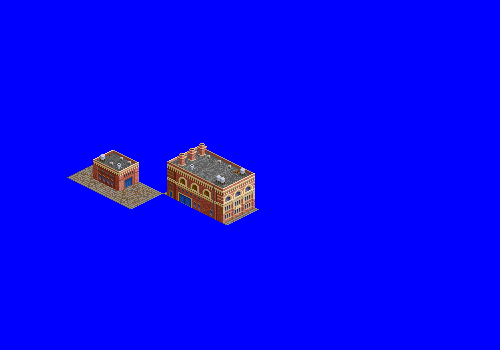
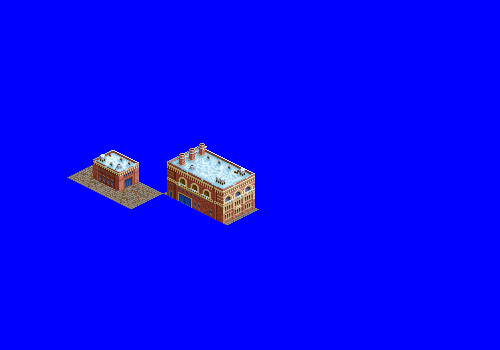
Before/after of a 500 × 350 layered artwork. What changed in the layer stack:
added layer "snow" (1st of 2, in "warehouse") in group "warehouse" over [93, 150, 139, 172]
added layer "snow" (2nd of 2, in "main building") in group "main building" over [167, 146, 255, 203]
